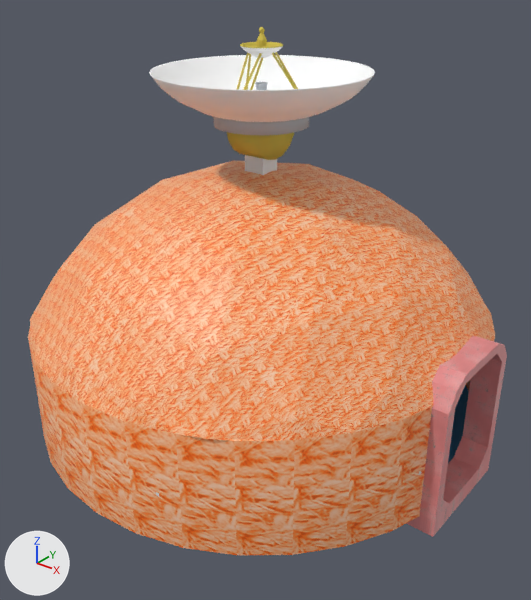
Before and after pictures for a commit that changed the Blender file Assets/homestead/models/science_lab.blend.
Rendered twice from a camera (50 mm lens) standing at (9.13, -11.29, 9.61) and looking at (0.39, -0.37, 2.84). The lights are fixed; the arrows at lower left show +X, +Y and +Z.

The older version as bpy lines, for what is in view:
```python
me_cube = bpy.data.meshes.new('Cube')
me_cube.from_pydata(...)  # a box spanning x -1.0..1.0, y -1.0..1.0, z -1.0..1.0
me_icosphere = bpy.data.meshes.new('Icosphere')
me_icosphere.from_pydata(...)  # 159 vertices, 151 faces; spans x -0.89..0.89, y -0.89..0.89, z -0.06..1.0
me_icosphere.materials.append(mat_orange_canvas_full_albedo_tga)  # picture img_orange_canvas_full_albedo_tga
me_icosphere_001 = bpy.data.meshes.new('Icosphere.001')
me_icosphere_001.from_pydata(...)  # 139 vertices, 141 faces; spans x -0.89..0.89, y -0.88..0.88, z 0.0..1.0
me_icosphere_001.materials.append(mat_orange_canvas_full_albedo_tga)  # picture img_orange_canvas_full_albedo_tga
ob_cube = bpy.data.objects.new('Cube', me_cube)
ob_cube.location = (-0.01, -0.01, 5.83)
ob_cube.scale = (0.232, 0.232, 0.366)
ob_innerskin = bpy.data.objects.new('innerSkin', me_icosphere_001)
ob_innerskin.location = (0.0, 0.0, 0.0)
ob_innerskin.rotation_euler = (0.0, 0.0, 1.45)  # degrees (0, 0, 83)
ob_innerskin.scale = (5.53, 5.53, 5.53)
ob_outerskin = bpy.data.objects.new('outerSkin', me_icosphere)
ob_outerskin.location = (0.0, 0.0, 0.0)
ob_outerskin.rotation_euler = (0.0, 0.0, 1.45)  # degrees (0, 0, 83)
ob_outerskin.scale = (5.61, 5.61, 5.61)
ob_outerskin.hide_viewport = True
# also in view: 'dish' at (0.01, 0.02, 6.98); 'corridorAnchor' at (0.0, 0.0, 1.33); 'floor' at (0.0, 0.0, 0.03)
```
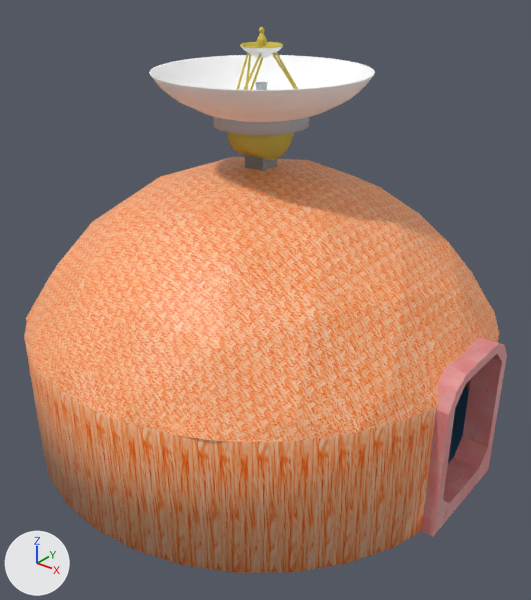
Boxes [x1, y1, x2, y2] around the edits, measured in the pictures (531 x 600 px):
'outerSkin', shown (orange)
    after: [24, 157, 499, 573]
'Cube', recoloured
    both: [245, 155, 277, 175]
'innerSkin', unchanged, covered by the edit
    before: [28, 161, 495, 555]
    after: [466, 380, 470, 391]

Edits to the bpy script that builds the scene:
```text
Change me_cube:
    where me_cube.from_pydata(...)  # 8 vertices, 6 faces; spans x -1.0..1.0, y -1.0..1.0, z -1.0..1.0
    add me_cube.materials.append(mat_metal_diffuse_png)  # picture img_metal_diffuse_png
Change ob_outerskin:
    remove ob_outerskin.hide_viewport = True
```
